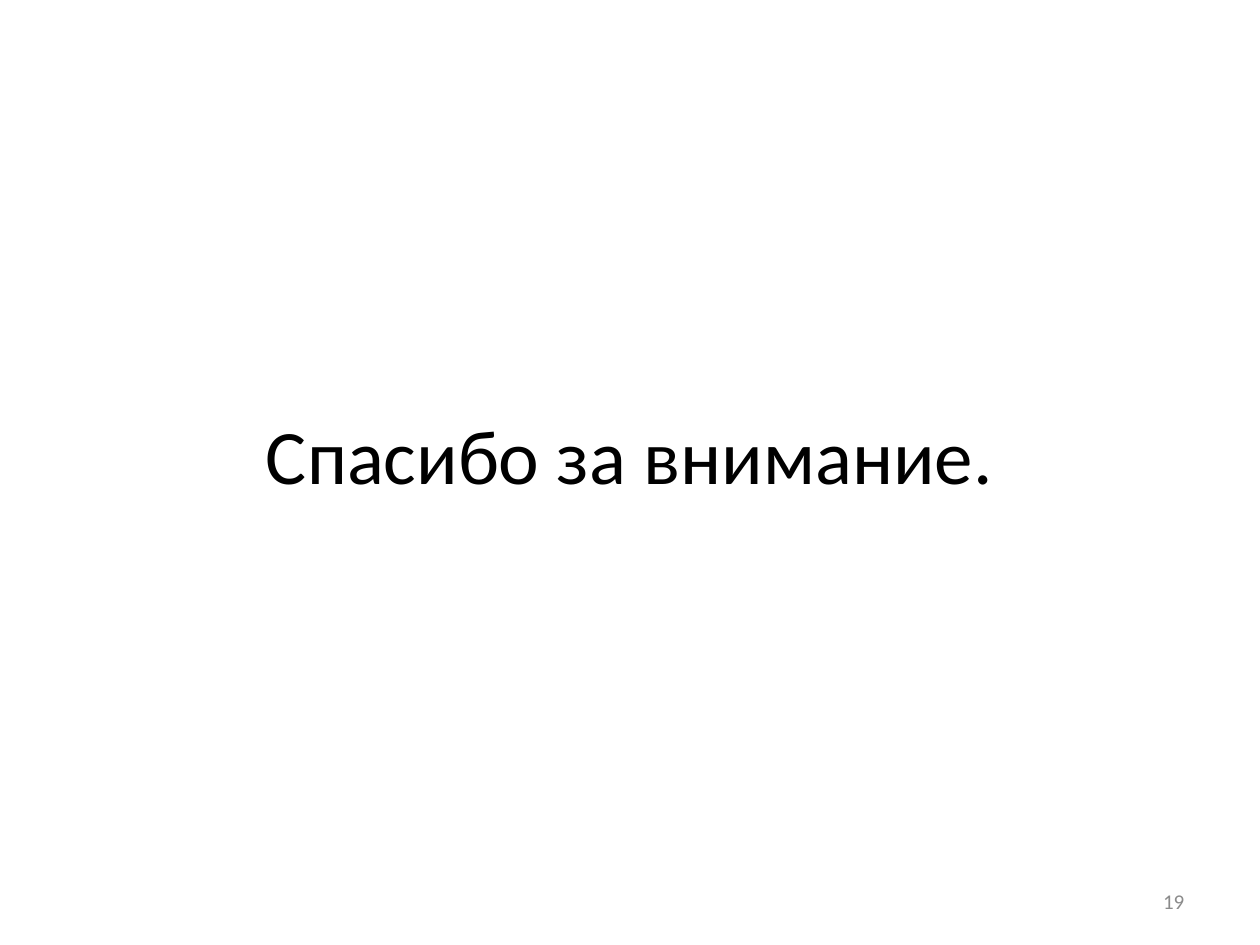
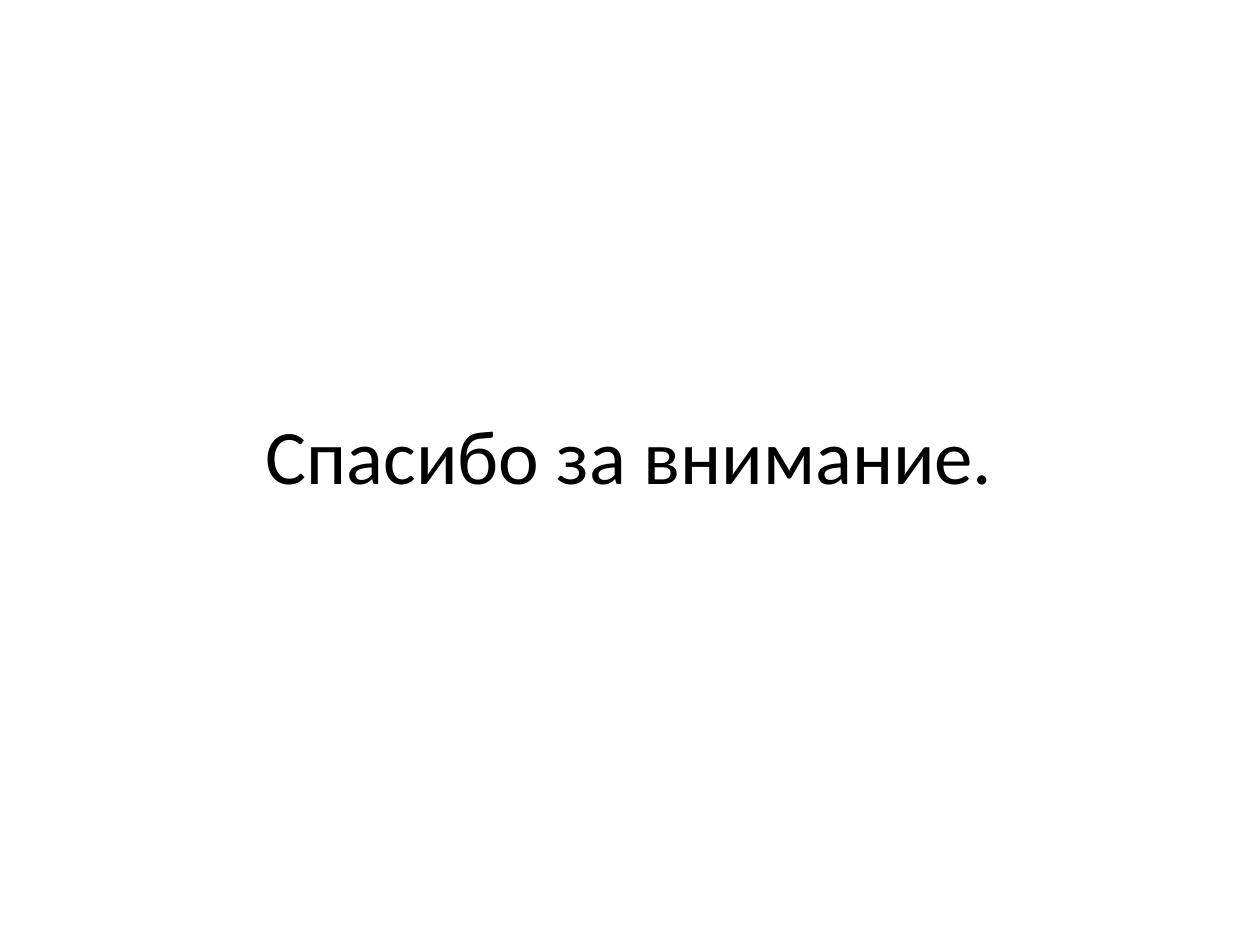
Before and after one commit to ViktorTarasenko/networkSecurityAnalyzer, a slide deck: slide 16 of презентация.pptx (slide 19 before the commit). Drawn at 1260x945 pixels with LibreOffice and Linux fonts; fonts in the diff are those of the drawing. Boxes give left, top, right and bottom in pixels: in the first picture for what was removed or moved away, otherwise in the second. Text is boxed around its words. In the diff, an @@ line names an element or a change of style, - is before the commit and + after.

```diff
--- a/презентация.pptx
+++ b/презентация.pptx
@@ page number removed at (x1=1163, y1=895, x2=1184, y2=909) @@
-19
```
Also in this commit, not shown: 9 other slides changed, 8 slides added, 8 slides removed, 1 other file.
